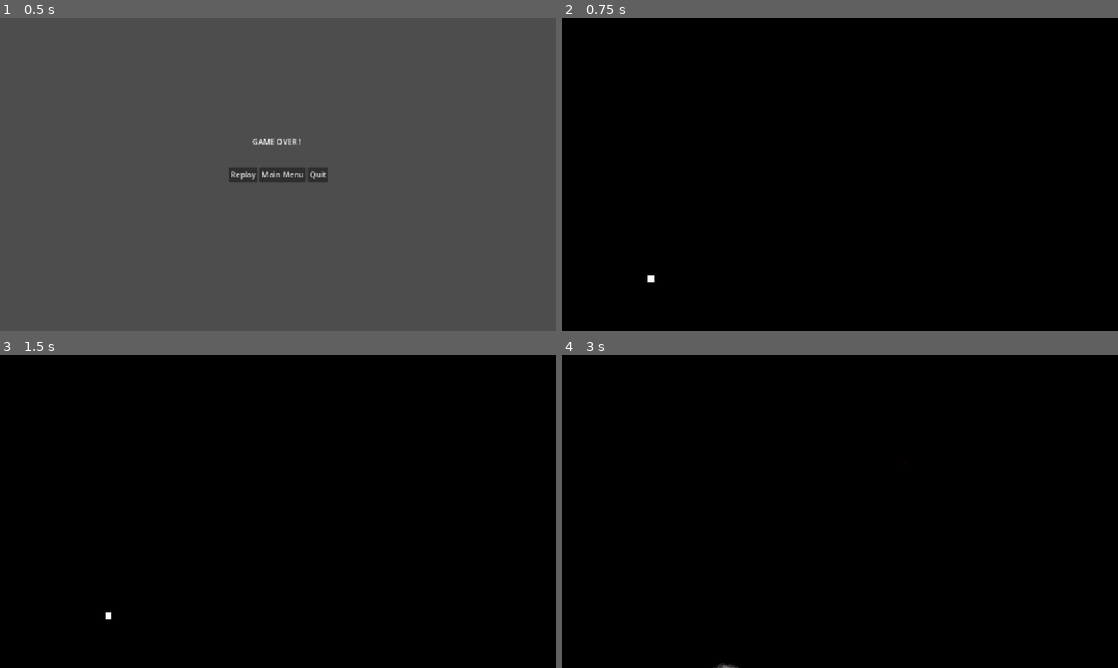
Above: before the commit, frames 1-4 (two rows, left to right).
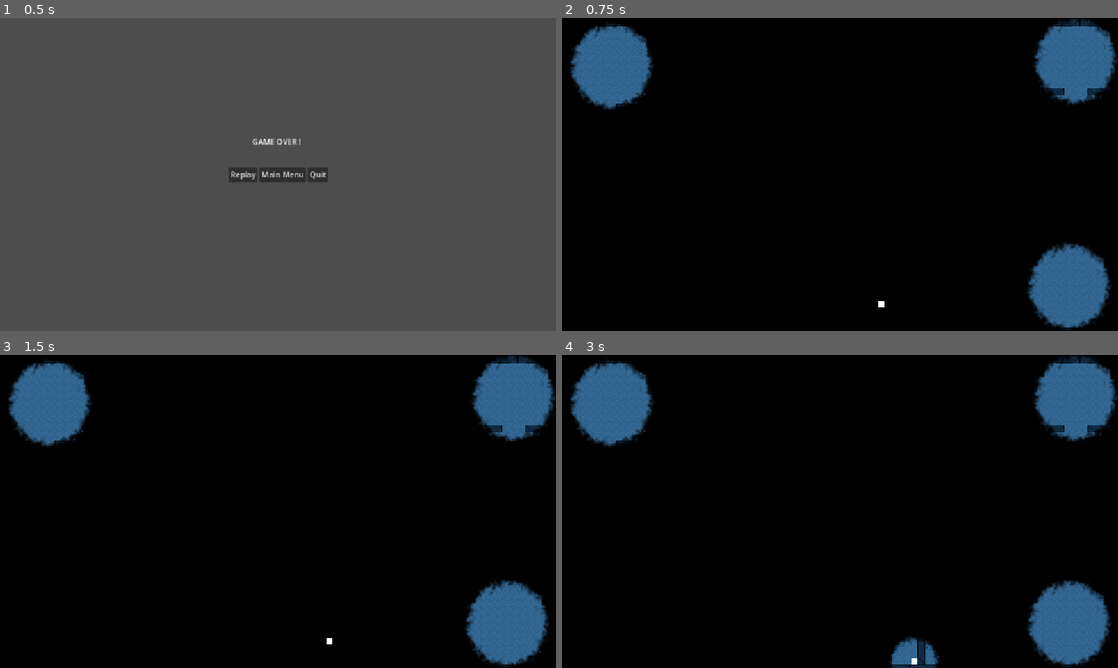
Above: after the commit, the same moments.

Repository: Kybol/LudumDare57
Game: Godot game, scene res://src/game/screens/ui/GameOverScreen.tscn
Same seed, same stepped clock (60 frames per second), same inputs: the game is played once before the commit and once after it. This scene is started directly instead of the project's main scene.
Inputs:
- Up to frame 1 (0.5 s): no input
- Up to frame 2 (0.75 s): click "Replay" at 0.5 s
- Up to frame 3 (1.5 s): tap Enter at 1.25 s; hold Right (ui_right) from 1.28 s (still down)
- Up to frame 4 (3 s): release Right (ui_right) at 2.03 s; hold Down (ui_down) 2.03-2.78 s; tap Space at 2.75 s; hold Right (ui_right) from 2.78 s (still down)

Frame 1 is identical in both runs. In frame 2, 9.3% of the frame differs, in the area x 1-100%, y 0-100%; in frame 3, 9.3%; in frame 4, 10%.

Commit message:
adde light puddle

Diff:
--- a/src/game/agents/monster.gd
+++ b/src/game/agents/monster.gd
@@ -11,6 +11,7 @@
 @onready var fade_out_timer: Timer = $FadeOutTimer
 
 var tween: Tween
+var fade
 
 
 func _ready() -> void:
@@ -40,18 +41,23 @@
 	speed -= 20
 
 
-func fade_in() -> void:
+func fade_in(has_to_fade_out: bool = true) -> void:
 	if tween:
 		tween.kill()
 	tween = create_tween().set_trans(Tween.TRANS_SINE).set_ease(Tween.EASE_IN)
-	var err = tween.tween_property(self, "modulate:a", 1.0, 1.0)
+	tween.tween_property(self, "modulate:a", 1.0, 1.0)
 
-	fade_out_timer.start(3.0)
-	fade_out_timer.connect("timeout", fade_out)
+	if has_to_fade_out:
+		fade_out_timer.start(3.0)
+		if not fade_out_timer.is_connected("timeout", fade_out):
+			fade_out_timer.connect("timeout", fade_out)
 
 
 func fade_out() -> void:
+	if fade_out_timer.is_connected("timeout", fade_out):
+		fade_out_timer.disconnect("timeout", fade_out)
+
 	if tween:
-		tween.kill
+		tween.kill()
 	tween = create_tween().set_trans(Tween.TRANS_SINE).set_ease(Tween.EASE_IN)
-	var err = tween.tween_property(self, "modulate:a", 0.0, 1.0)
+	tween.tween_property(self, "modulate:a", 0.0, 1.0)
--- a/src/game/agents/player.gd
+++ b/src/game/agents/player.gd
@@ -2,7 +2,7 @@
 
 signal caught
 
-@export_range(0.0, 1000.0, 1.0) var speed: float = 200.0
+@export_range(0.0, 1000.0, 1.0) var speed: float = 100.0
 
 var revealer_scene: PackedScene = preload("res://src/game/props/revealers/Revealer.tscn");
 
--- /dev/null
+++ b/src/game/props/revealers/LightPuddle.tscn
@@ -0,0 +1,23 @@
+[gd_scene load_steps=4 format=3 uid="uid://bc5if6vyiiqwy"]
+
+[ext_resource type="Texture2D" uid="uid://b4gf145bu0tnv" path="res://src/assets/props/light/light_idle/Light_Idle1.png" id="1_2l3vk"]
+[ext_resource type="Script" uid="uid://44q3nirfp3lx" path="res://src/game/props/revealers/light_puddle.gd" id="1_u4h2j"]
+
+[sub_resource type="CircleShape2D" id="CircleShape2D_2l3vk"]
+radius = 86.0233
+
+[node name="LightPuddle" type="Node2D"]
+script = ExtResource("1_u4h2j")
+
+[node name="PointLight2D" type="PointLight2D" parent="."]
+position = Vector2(1.90735e-06, -1.90735e-06)
+scale = Vector2(1.70703, 1.70703)
+texture = ExtResource("1_2l3vk")
+
+[node name="RevealArea" type="Area2D" parent="."]
+
+[node name="CollisionShape2D" type="CollisionShape2D" parent="RevealArea"]
+shape = SubResource("CircleShape2D_2l3vk")
+
+[connection signal="area_entered" from="RevealArea" to="." method="_on_reveal_area_area_entered"]
+[connection signal="area_exited" from="RevealArea" to="." method="_on_reveal_area_area_exited"]
--- /dev/null
+++ b/src/game/props/revealers/light_puddle.gd
@@ -0,0 +1,15 @@
+extends Node2D
+
+
+func _on_reveal_area_area_entered(area: Area2D) -> void:
+	if not area.owner.is_in_group("monster"): return
+
+	if not is_instance_valid(Globals.monster): return
+	Globals.monster.fade_in()
+
+
+func _on_reveal_area_area_exited(area: Area2D) -> void:
+	if not area.owner.is_in_group("monster"): return
+
+	if not is_instance_valid(Globals.monster): return
+	Globals.monster.fade_out()
--- a/src/game/screens/test/lvl_monster.tscn
+++ b/src/game/screens/test/lvl_monster.tscn
@@ -2,7 +2,7 @@
 
 [ext_resource type="PackedScene" uid="uid://bl8pufj3vbct" path="res://src/game/screens/game_screens/BaseLevel.tscn" id="1_aw7ic"]
 [ext_resource type="Texture2D" uid="uid://djnes0nrm4kis" path="res://src/assets/tiles/TileMap_Home.png" id="2_cbdhw"]
-[ext_resource type="Texture2D" uid="uid://bfs18nmc80k37" path="res://src/assets/placeholder_light.webp" id="3_cbdhw"]
+[ext_resource type="PackedScene" uid="uid://bc5if6vyiiqwy" path="res://src/game/props/revealers/LightPuddle.tscn" id="4_7kb5b"]
 
 [sub_resource type="NavigationPolygon" id="NavigationPolygon_j0rqr"]
 vertices = PackedVector2Array(8, 8, -8, 8, -8, -8, 8, -8)
@@ -119,17 +119,13 @@
 tile_map_data = PackedByteArray("AAArAAAAAAADAAEAAAAsAAAAAAAEAAEAAAAtAAAAAAAFAAEAAAAuAAAAAAAGAAEAAAAnAAAAAAADAAEAAAAoAA …(47808 unchanged characters)…
 tile_set = SubResource("TileSet_f47oj")
 
-[node name="PointLight2D" type="PointLight2D" parent="." index="5"]
-position = Vector2(100, 100)
-scale = Vector2(0.95, 0.91)
-texture = ExtResource("3_cbdhw")
+[node name="LightPuddles" type="Node2D" parent="." index="5"]
 
-[node name="PointLight2D2" type="PointLight2D" parent="." index="6"]
-position = Vector2(1061, 89)
-scale = Vector2(0.81, 0.8)
-texture = ExtResource("3_cbdhw")
+[node name="LightPuddle" parent="." index="6" instance=ExtResource("4_7kb5b")]
+position = Vector2(102, 97)
 
-[node name="PointLight2D3" type="PointLight2D" parent="." index="7"]
-position = Vector2(1048, 555)
-scale = Vector2(0.829375, 0.83)
-texture = ExtResource("3_cbdhw")
+[node name="LightPuddle2" parent="." index="7" instance=ExtResource("4_7kb5b")]
+position = Vector2(1050, 554)
+
+[node name="LightPuddle3" parent="." index="8" instance=ExtResource("4_7kb5b")]
+position = Vector2(1063, 86)
--- a/src/game/screens/ui/game_over_screen.gd
+++ b/src/game/screens/ui/game_over_screen.gd
@@ -11,7 +11,7 @@
 
 
 func on_replay_button_pressed() -> void:
-	Utils.navigate_to("res://src/game/screens/game_screens/BaseLevel.tscn")
+	Utils.navigate_to("res://src/game/screens/test/lvl_monster.tscn")
 
 
 func on_quit_button_pressed() -> void:
Not shown, added: src/game/props/revealers/light_puddle.gd.uid
